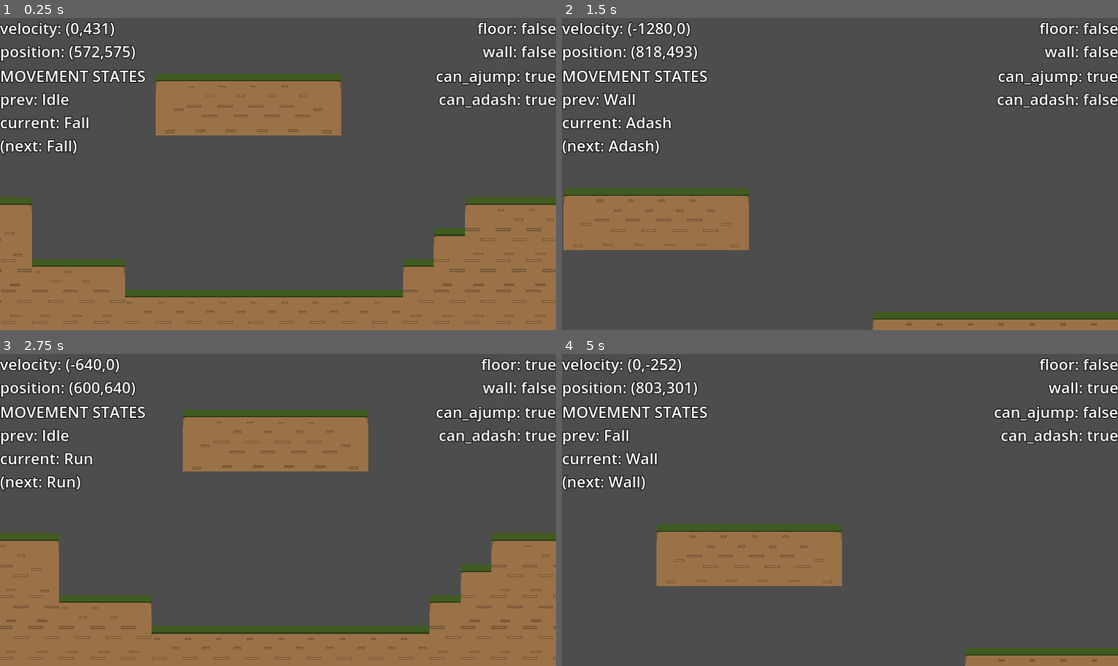
Above: before the commit, frames 1-4 (two rows, left to right).
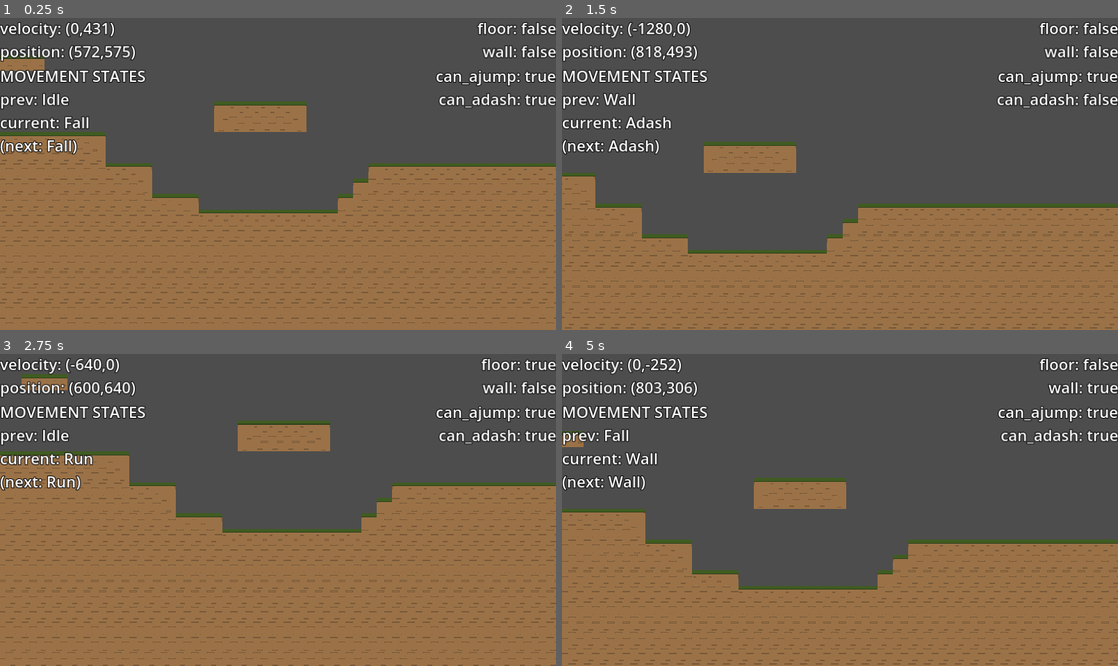
Above: after the commit, the same moments.

Repository: azylazide/untitled-hw-game-G4
Game: Godot game, scene res://src/levels/world.tscn
Two runs of this game, one before a commit and one after it. Both use one fixed random seed, a clock stepped at 60 frames per second and the inputs below.
Inputs:
- Up to frame 1 (0.25 s): no input
- Up to frame 2 (1.5 s): tap Enter (ui_accept) at 0.5 s; hold Space (jump) 0.53-1.28 s; hold D (right) from 0.53 s (still down); tap X (dash) at 1.35 s
- Up to frame 3 (2.75 s): tap Space (jump) at 1.52, 1.55, 1.82 s; release D (right) at 2.03 s; hold A (left) from 2.03 s (still down); hold Space (jump) from 2.03 s (still down)
- Up to frame 4 (5 s): release A (left) at 2.78 s; release Space (jump) at 2.78 s; hold D (right) 2.78-4.28 s; tap X (dash) at 2.85, 4.35 s; tap Space (jump) at 3.02, 3.05, 3.32, 4.52, 4.55, 4.82 s; hold Space (jump) 3.53-4.28 s; hold A (left) from 4.28 s (still down)

The runs differ from the first frame. In frame 1, 38% of the frame differs, in the area x 0-100%, y 11-98%; in frame 2, 38%; in frame 3, 44%, in the area x 0-100%, y 6-100%; in frame 4, 43%.

Commit message:
still trying to add buffer double jump at jump state

Diff:
--- a/src/actors/player.gd
+++ b/src/actors/player.gd
@@ -463,7 +463,7 @@
 					change_movement_state(Move.STATES.GDASH)
 		Move.STATES.JUMP:
 			if event.is_action_pressed("jump"):
-				if can_ajump:
+				if can_ajump and velocity.y > -300:
 					print("buffer double")
 					jump_buffer_timer.start()
 			if event.is_action_released("jump"):
--- a/src/actors/player.tscn
+++ b/src/actors/player.tscn
@@ -95,3 +95,4 @@
 position = Vector2(35, 0)
 shape = SubResource("SegmentShape2D_y7x6n")
 target_position = Vector2(5, 0)
+max_results = 10
--- a/src/levels/world.tscn
+++ b/src/levels/world.tscn
@@ -157,6 +157,7 @@
 layer_0/tile_data = PackedInt32Array(786451, 65536, 1, 720915, 65536, 1, 655379, 65536, 1, 786450, 65536, 1, 720914, 65 …(40616 unchanged characters)…
 
 [node name="Camera2D" type="Camera2D" parent="."]
+zoom = Vector2(0.5, 0.5)
 process_callback = 0
 script = ExtResource("4_ujvay")
 player_path = NodePath("../Player")
